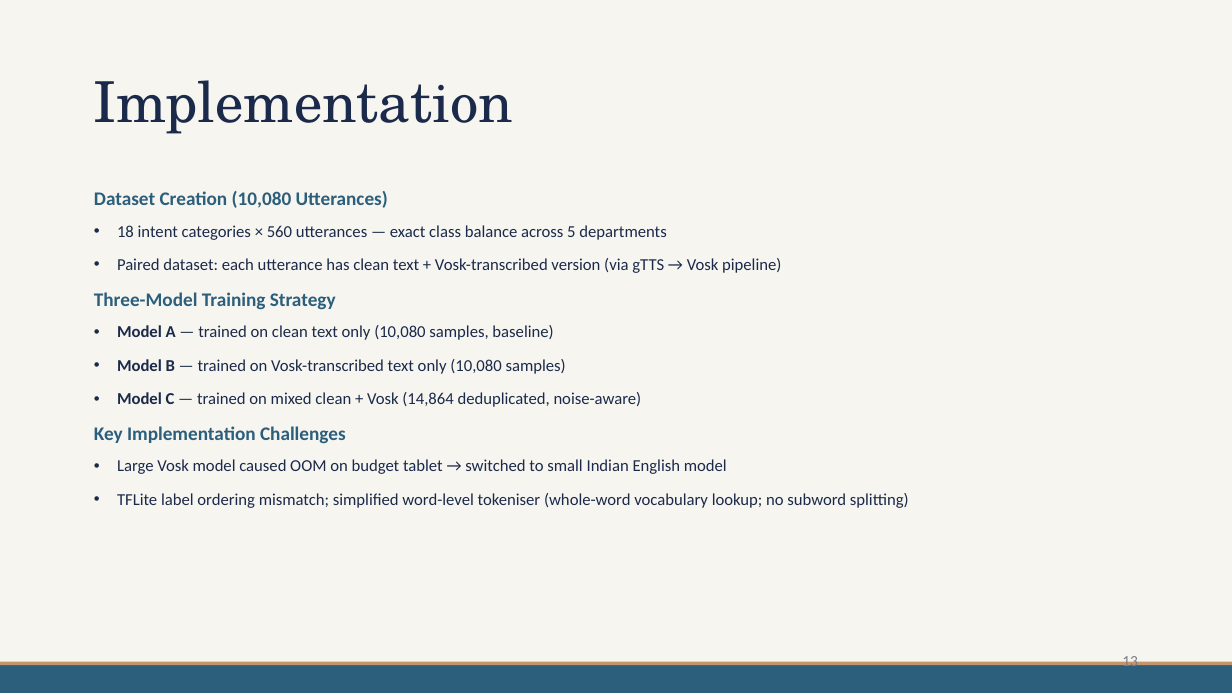
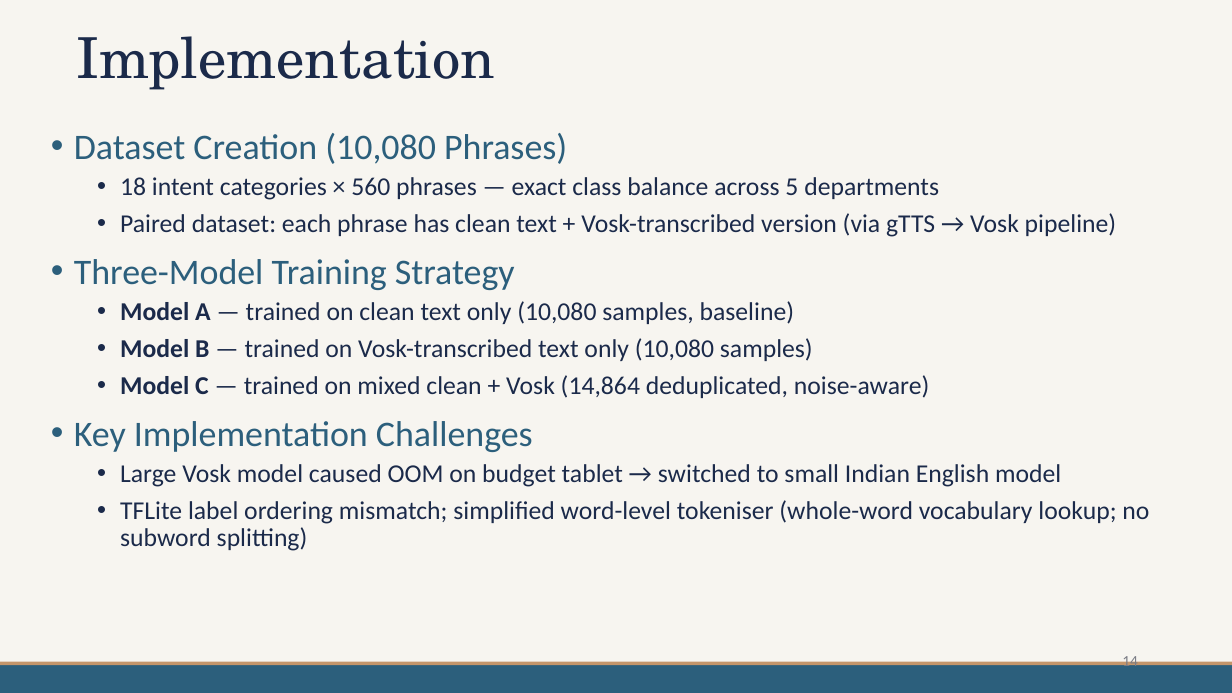
Before and after one commit to mdpw/msc-research, a slide deck: slide 14 of documents/Viva Presentation.pptx (slide 13 before the commit). Drawn at 1232x693 pixels with LibreOffice and Linux fonts; fonts in the diff are those of the drawing. Boxes give left, top, right and bottom in pixels: in the first picture for what was removed or moved away, otherwise in the second. Text is boxed around its words. In the diff, an @@ line names an element or a change of style, - is before the commit and + after.

```diff
--- a/documents/Viva Presentation.pptx
+++ b/documents/Viva Presentation.pptx
@@ title "Implementation": place and size @@
-title "Implementation" at [94, 80, 513, 134]
+title "Implementation" at [77, 36, 496, 90]
@@ text "Dataset Creation (10,080 Phrases)": place and size @@
-text "Dataset Creation (10,080 Phrases)" at [94, 191, 909, 508]
+text "Dataset Creation (10,080 Phrases)" at [74, 133, 1149, 551]
@@ text at [74, 133, 1117, 237]: text changed; size 13 to 20 pt @@
-Dataset Creation (10,080 Utterances)
-• 18 intent categories × 560 utterances — exact class balance across 5 departments
-• Paired dataset: each utterance has clean text + Vosk-transcribed version (via gTTS → Vosk pipeline)
+• Dataset Creation (10,080 Phrases)
+  • 18 intent categories × 560 phrases — exact class balance across 5 departments
+  • Paired dataset: each phrase has clean text + Vosk-transcribed version (via gTTS → Vosk pipeline)
@@ text at [74, 259, 1149, 551]: size 15 to 28 pt, bold off in "Three-Model Training Strategy", "Key Implementation Challenges"; size 13 to 20 pt in "Model A — trained on clean text ...", "Model B — trained on Vosk-transcribed text ...", "Model C — trained on mixed clean ...", "Large Vosk model caused OOM on budget ..." and 1 more places; bullet none to •; list level 1 to 2 in "Model A — trained on ..."; list level 1 to 2 in "Model B — trained on ..."; list level 1 to 2 in "Model C — trained on ..."; list level 1 to 2 in "Large Vosk model caused OOM ..."; list level 1 to 2 in "TFLite label ordering mismatch; simplified ..." @@
@@ page number at [1122, 653, 1138, 671]: text changed @@
-13
+14
```
Also in this commit, not shown: 3 other slides changed, 8 slides added, 2 slides removed.
